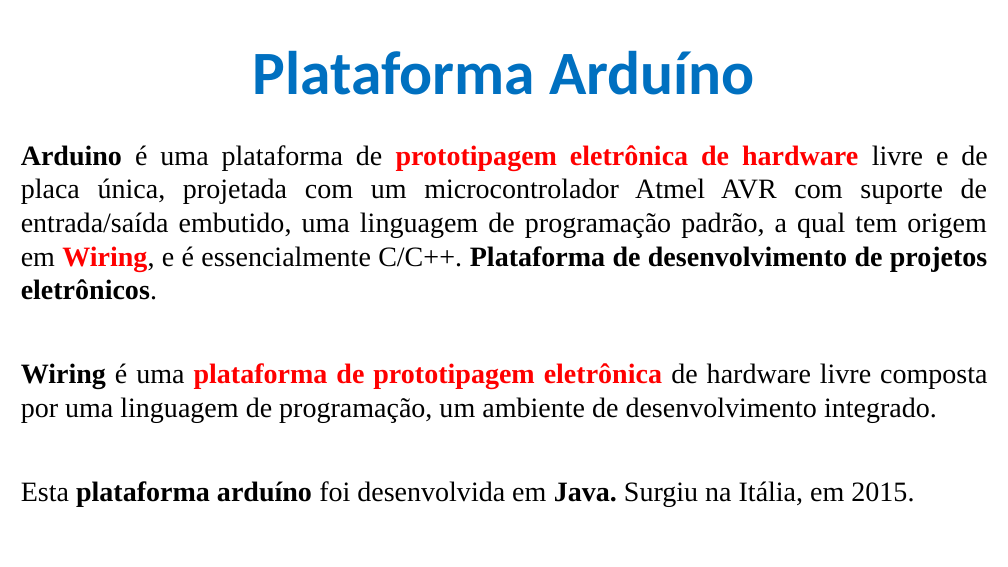
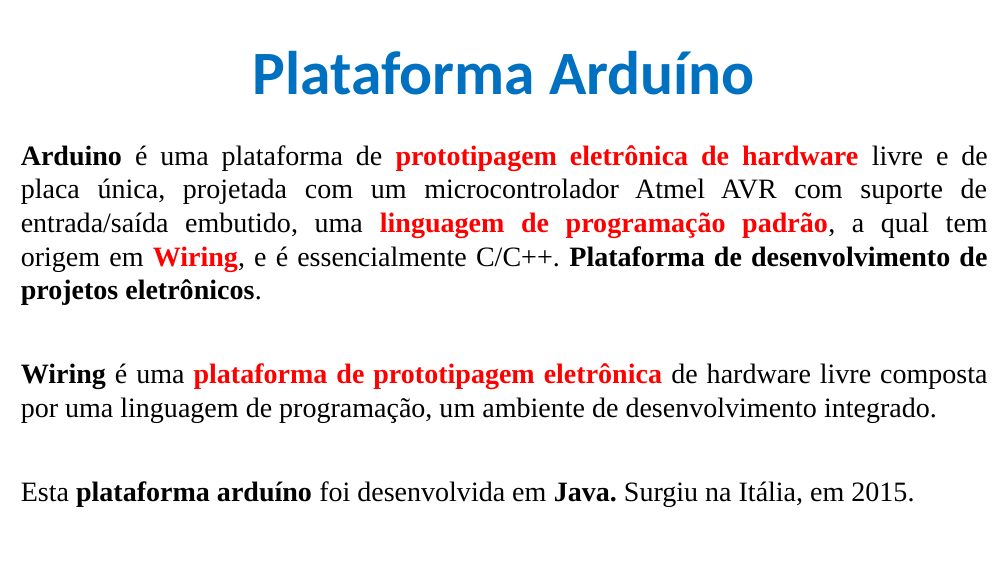
Before and after one commit to CloudEducationBrazil/WydenArea1AplicacaoCloudIndustria40Python, a slide deck: slide 3 of 01 Classes/Aula 03 - Aplicação Cloud Indústria 40 Python IoT Plataforma Arduino Tinkercad.pptx. Drawn at 1008x567 pixels with LibreOffice and Linux fonts; fonts in the diff are those of the drawing; background and template pictures are left out. Boxes give left, top, right and bottom in pixels: in the first picture for what was removed or moved away, otherwise in the second. Text is boxed around its words. In the diff, an @@ line names an element or a change of style, - is before the commit and + after.

```diff
--- a/01 Classes/Aula 03 - Aplicação Cloud Indústria 40 Python IoT Plataforma Arduino Tinkercad.pptx
+++ b/01 Classes/Aula 03 - Aplicação Cloud Indústria 40 Python IoT Plataforma Arduino Tinkercad.pptx
@@ text at (x1=21, y1=145, x2=988, y2=305): text colour #000000 to #FF0000, bold on in "linguagem de programação padrão," @@
```
Also in this commit, not shown: 1 other slide changed, 1 slide added.
